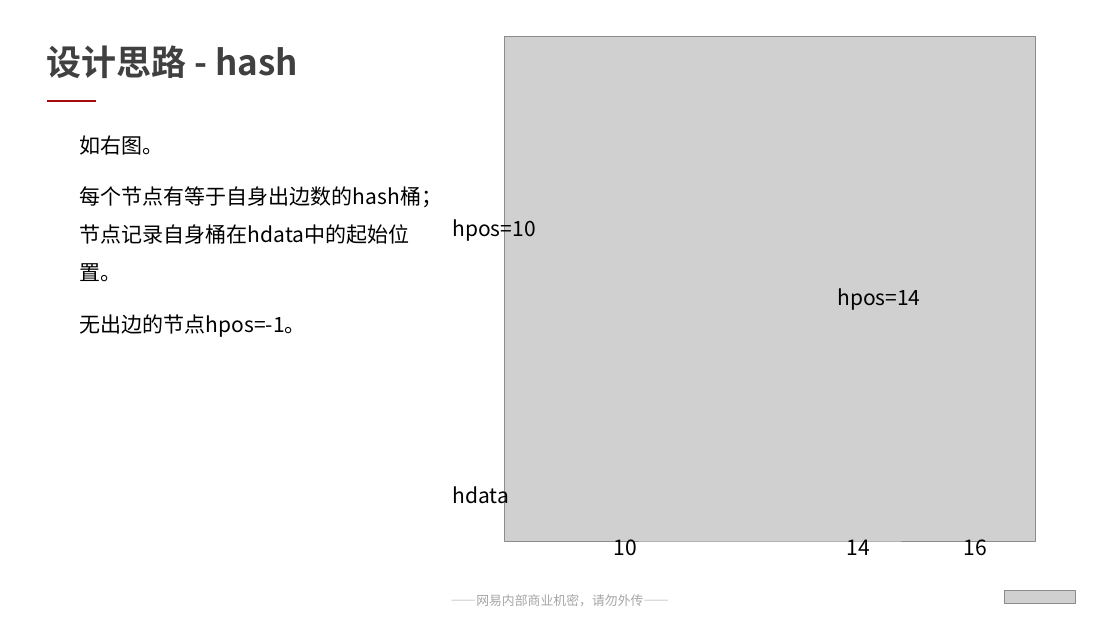
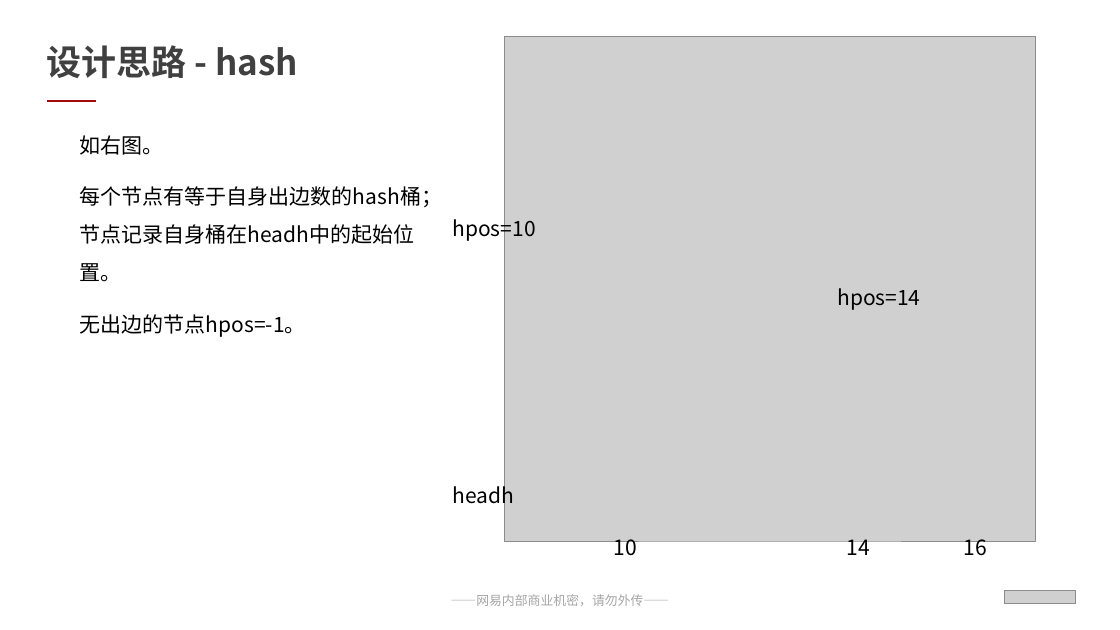
Before and after one commit to qwerbmb/lua_sh, a slide deck: slide 9 of test_speed/汇报ppt_刘淩峰.pptx. Drawn at 1120x630 pixels with LibreOffice and Linux fonts; fonts in the diff are those of the drawing; grey boxes stand for pictures. Boxes give left, top, right and bottom in pixels: in the first picture for what was removed or moved away, otherwise in the second. Text is boxed around its words. In the diff, an @@ line names an element or a change of style, - is before the commit and + after.

```diff
--- a/test_speed/汇报ppt_刘淩峰.pptx
+++ b/test_speed/汇报ppt_刘淩峰.pptx
@@ text at (80,186,442,282): text changed @@
-每个节点有等于自身出边数的hash桶；节点记录自身桶在hdata中的起始位置。
+每个节点有等于自身出边数的hash桶；节点记录自身桶在headh中的起始位置。
@@ text at (453,482,515,508): text changed @@
-hdata
+headh
```
Also in this commit, not shown: 8 other slides changed, 1 slide added.
